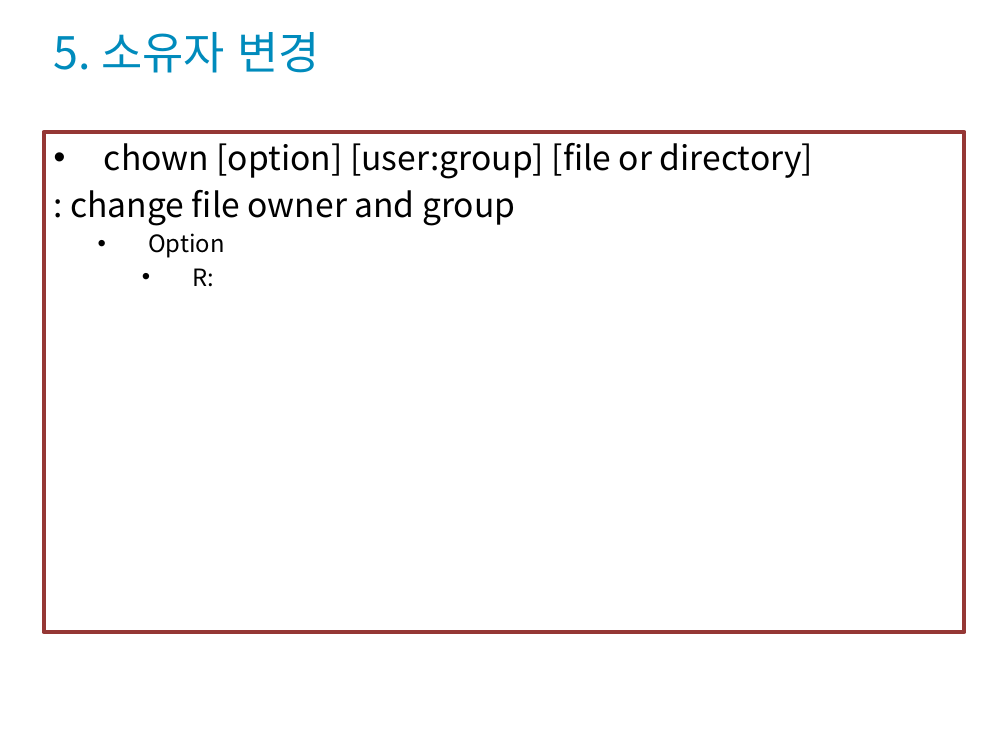
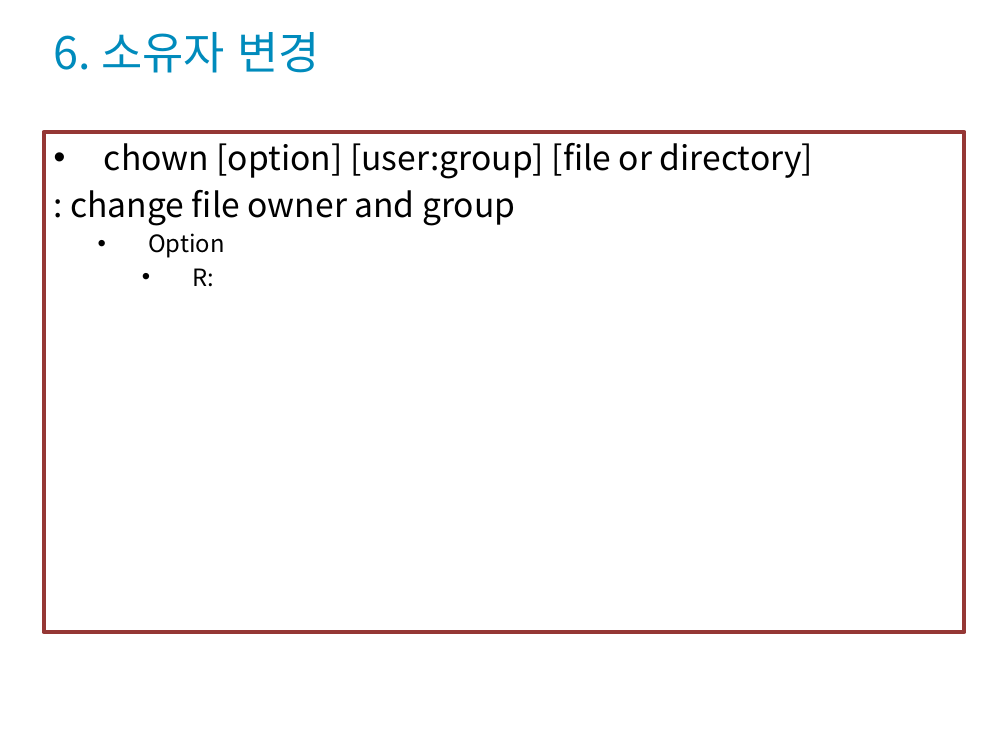
Before and after one commit to codefoolosopher/linuxedu, a slide deck: slide 9 of portfolio/Linux_OS_System_2022_1_s6.pptx (slide 8 before the commit). Drawn at 1008x756 pixels with LibreOffice and Linux fonts; fonts in the diff are those of the drawing; background and template pictures are left out. Boxes give left, top, right and bottom in pixels: in the first picture for what was removed or moved away, otherwise in the second. Text is boxed around its words. In the diff, an @@ line names an element or a change of style, - is before the commit and + after.

```diff
--- a/portfolio/Linux_OS_System_2022_1_s6.pptx
+++ b/portfolio/Linux_OS_System_2022_1_s6.pptx
@@ title at (54, 32, 319, 73): text changed @@
-5. 소유자 변경
+6. 소유자 변경
```
Also in this commit, not shown: 7 other slides changed, 2 slides added.
